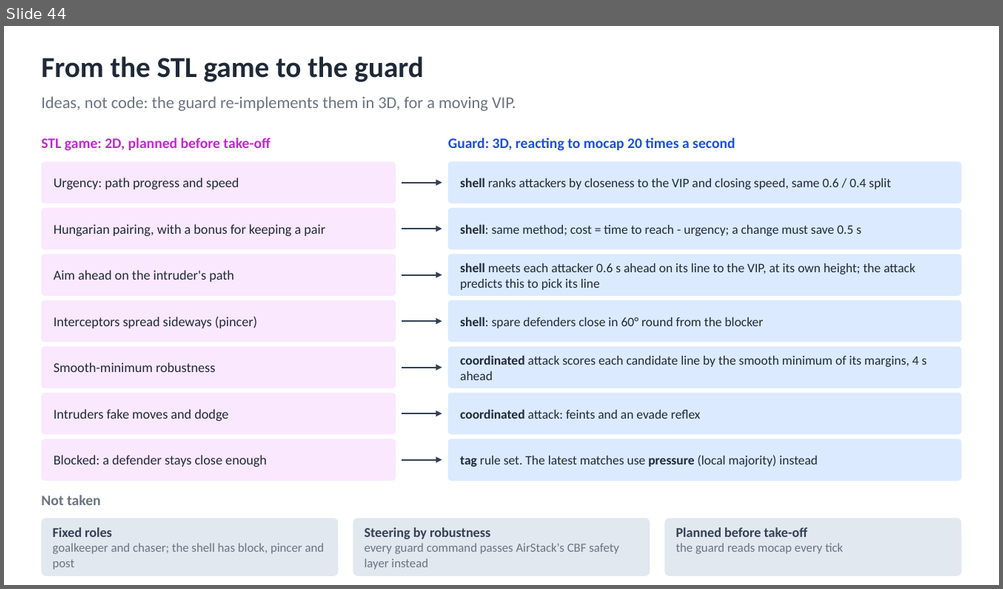
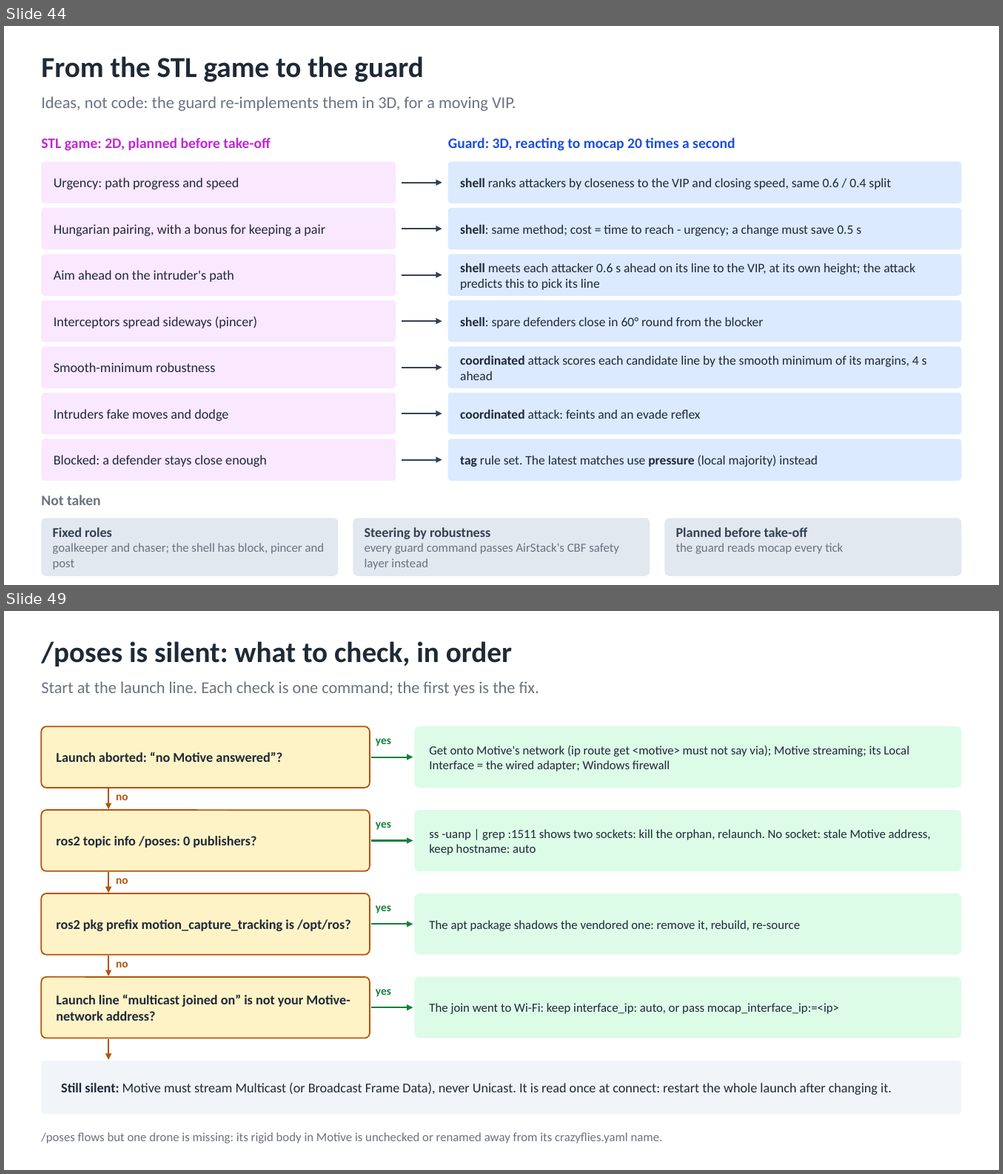
Before and after one commit to AI-DA-STC/CrazySwarm2-with-Mocap_Strike-and-Guard, a slide deck: docs/diagrams/strike-and-guard-diagrams.pptx. Shown one above the other, each under a label of ours: slide 44 before the commit, slides 44 and 49 after it; the slides between them are not shown. The pictures are 1003x589 and 1003x1174 pixels, drawn with LibreOffice and Linux fonts; fonts in the diff are those of the drawing. Boxes give left, top, right and bottom in pixels: in the first picture for what was removed or moved away, otherwise in the second. Text is boxed around its words. In the diff, an @@ line names an element or a change of style, - is before the commit and + after.

```diff
--- a/docs/diagrams/strike-and-guard-diagrams.pptx
+++ b/docs/diagrams/strike-and-guard-diagrams.pptx
@@ slide 49 added at bbox=[4, 611, 999, 1170], background #FFFFFF @@
@@ text added at bbox=[41, 641, 512, 667], 28 pt, text #1F2937, bold @@
+/poses is silent: what to check, in order
@@ text added at bbox=[41, 681, 539, 696], 16 pt, text #6B7280 @@
+Start at the launch line. Each check is one command; the first yes is the fix.
@@ rounded rectangle added at bbox=[41, 726, 370, 788], fill #FEF3C7, outline #B45309 1.25 pt, 13 pt, text #1F2937, bold @@
+Launch aborted: “no Motive answered”?
@@ text added at bbox=[375, 738, 391, 746], 11 pt, text #15803D, bold @@
+yes
@@ rounded rectangle added at bbox=[415, 726, 962, 788], fill #DCFCE7, 12 pt, text #1F2937 @@
+Get onto Motive's network (ip route get <motive> must not say via); Motive streaming; its Local Interface = the wired adapter; Windows firewall
@@ arrow added from (371, 758) to (413, 758), #15803D 1.5 pt @@
@@ rounded rectangle added at bbox=[41, 810, 370, 871], fill #FEF3C7, outline #B45309 1.25 pt, 13 pt, text #1F2937, bold @@
+ros2 topic info /poses: 0 publishers?
@@ arrow added from (108, 789) to (108, 809), #B45309 1.5 pt @@
@@ text added at bbox=[116, 795, 128, 800], 11 pt, text #B45309, bold @@
+no
@@ rounded rectangle added at bbox=[415, 810, 962, 871], fill #DCFCE7, 12 pt, text #1F2937 @@
+ss -uanp | grep :1511 shows two sockets: kill the orphan, relaunch. No socket: stale Motive address, keep hostname: auto
@@ text added at bbox=[375, 822, 391, 830], 11 pt, text #15803D, bold @@
+yes
@@ arrow added from (371, 841) to (413, 841), #15803D 1.5 pt @@
@@ arrow added from (108, 872) to (108, 893), #B45309 1.5 pt @@
@@ rounded rectangle added at bbox=[41, 894, 370, 955], fill #FEF3C7, outline #B45309 1.25 pt, 13 pt, text #1F2937, bold @@
+ros2 pkg prefix motion_capture_tracking is /opt/ros?
@@ text added at bbox=[116, 878, 128, 884], 11 pt, text #B45309, bold @@
+no
@@ rounded rectangle added at bbox=[415, 894, 962, 955], fill #DCFCE7, 12 pt, text #1F2937 @@
+The apt package shadows the vendored one: remove it, rebuild, re-source
@@ text added at bbox=[375, 906, 391, 914], 11 pt, text #15803D, bold @@
+yes
@@ arrow added from (371, 924) to (413, 924), #15803D 1.5 pt @@
@@ arrow added from (108, 956) to (108, 977), #B45309 1.5 pt @@
@@ text added at bbox=[116, 962, 128, 968], 11 pt, text #B45309, bold @@
+no
@@ rounded rectangle added at bbox=[41, 977, 370, 1039], fill #FEF3C7, outline #B45309 1.25 pt, 13 pt, text #1F2937, bold @@
+Launch line “multicast joined on” is not your Motive-network address?
@@ rounded rectangle added at bbox=[415, 977, 962, 1039], fill #DCFCE7, 12 pt, text #1F2937 @@
+The join went to Wi-Fi: keep interface_ip: auto, or pass mocap_interface_ip:=<ip>
@@ arrow added from (371, 1008) to (413, 1008), #15803D 1.5 pt @@
@@ text added at bbox=[375, 989, 391, 997], 11 pt, text #15803D, bold @@
+yes
@@ arrow added from (108, 1039) to (108, 1060), #B45309 1.5 pt @@
@@ rounded rectangle added at bbox=[41, 1061, 962, 1115], fill #F1F5F9, 13 pt, text #1F2937 @@
+Still silent: Motive must stream Multicast (or Broadcast Frame Data), never Unicast. It is read once at connect: restart the whole launch after changing it.
@@ text added at bbox=[41, 1133, 663, 1144], 12 pt, text #6B7280 @@
+/poses flows but one drone is missing: its rigid body in Motive is unchecked or renamed away from its crazyflies.yaml name.
```
Also in this commit, not shown: 4 slides changed, 7 other slides added, 51 other files.
